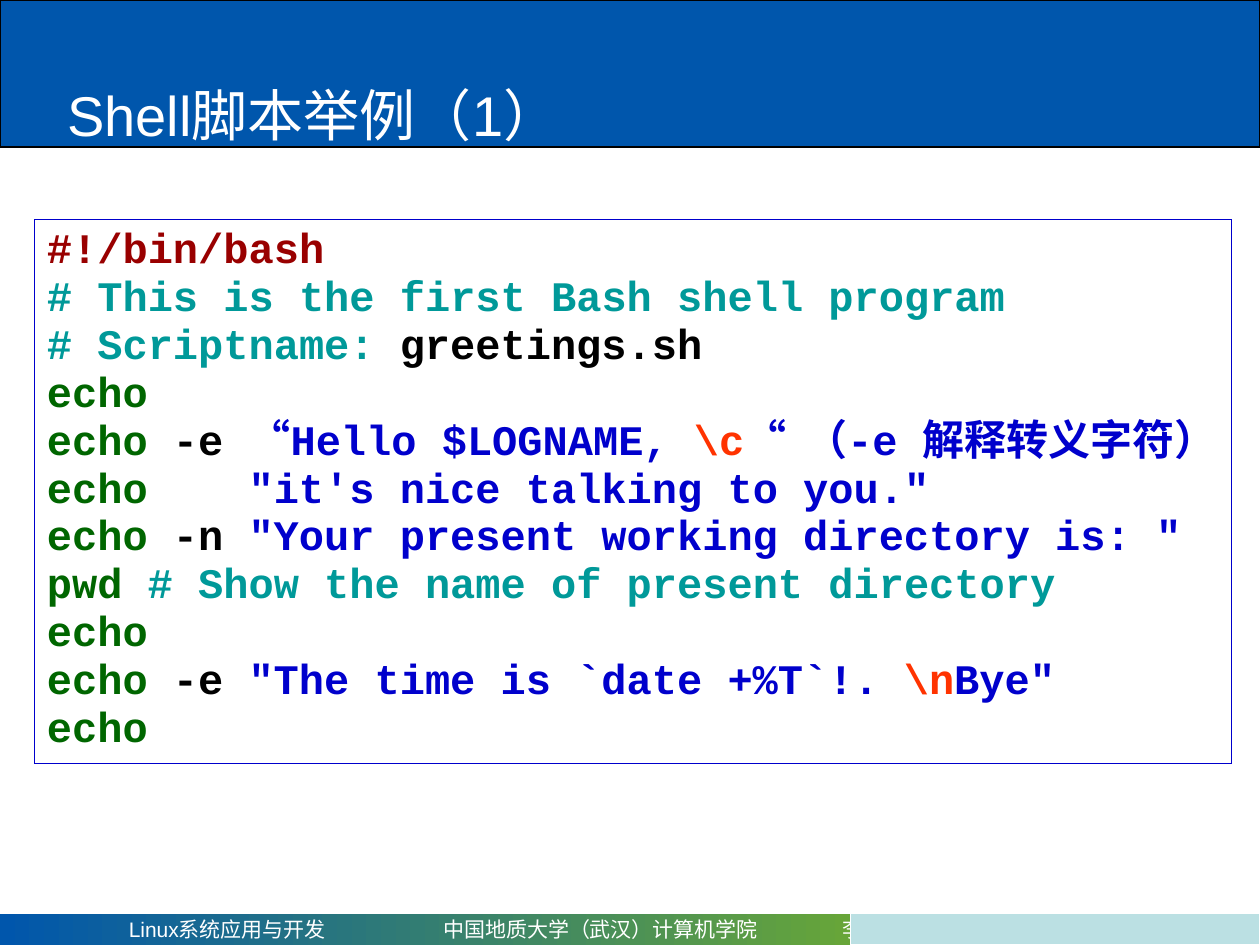
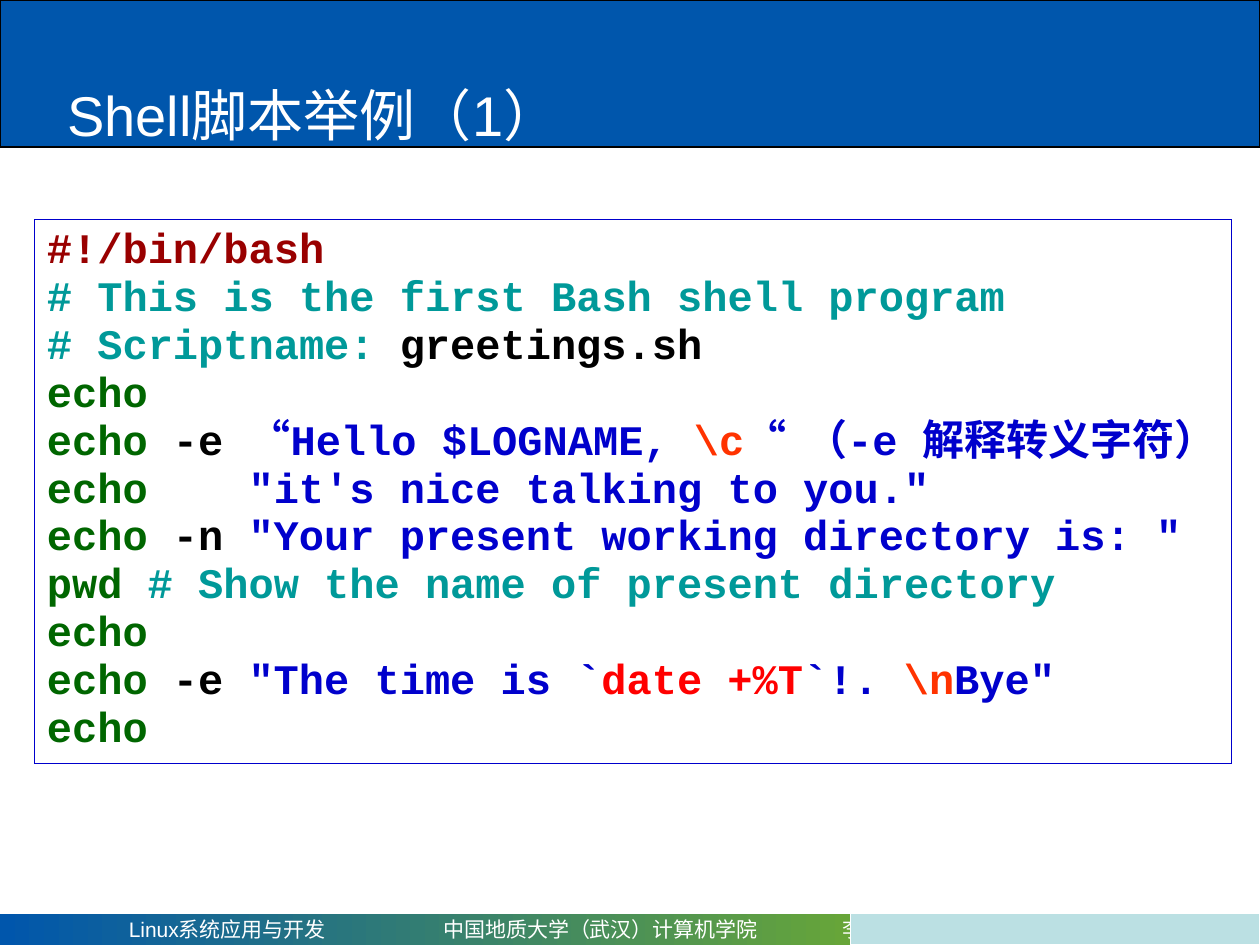
Before and after one commit to mxy493/CUGCS, a slide deck: slide 8 of 3-1大三上/Linux系统应用与开发（康晓军）/课件/第四章 shell编程.pptx. Drawn at 1260x945 pixels with LibreOffice and Linux fonts; fonts in the diff are those of the drawing. Boxes give left, top, right and bottom in pixels: in the first picture for what was removed or moved away, otherwise in the second. Text is boxed around its words. In the diff, an @@ line names an element or a change of style, - is before the commit and + after.

```diff
--- a/3-1大三上/Linux系统应用与开发（康晓军）/课件/第四章 shell编程.pptx
+++ b/3-1大三上/Linux系统应用与开发（康晓军）/课件/第四章 shell编程.pptx
@@ text in rectangle at (x1=47, y1=664, x2=1055, y2=703): text colour #0000CC to #FF0000 in "`date +%T`!." @@
```
Also in this commit, not shown: 16 other slides changed, 22 slides added, 1 slide removed, 3 other files.
